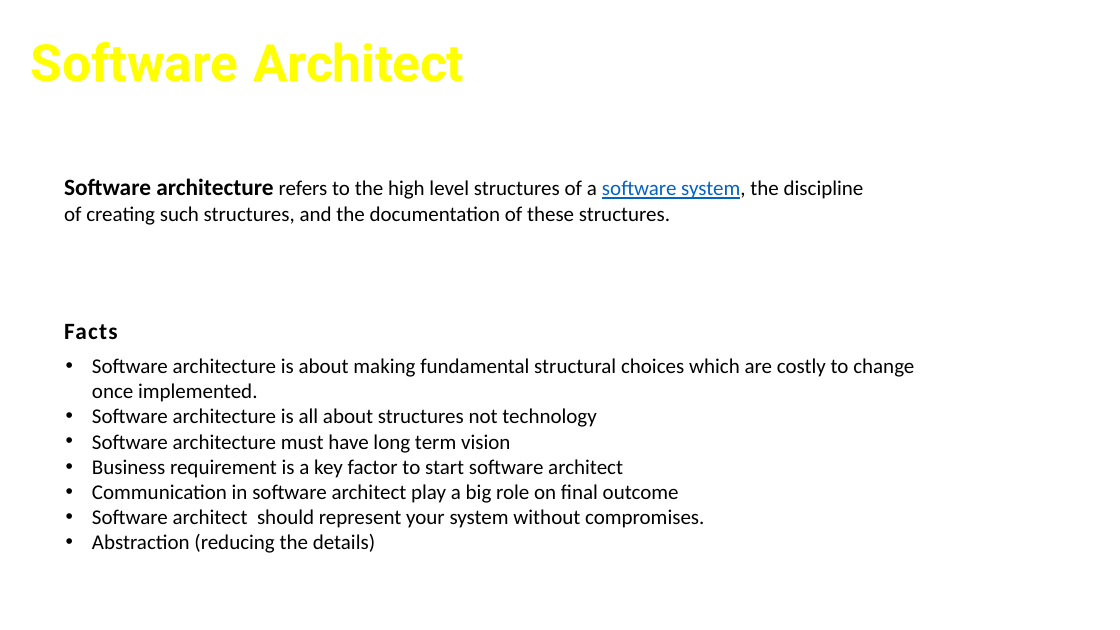
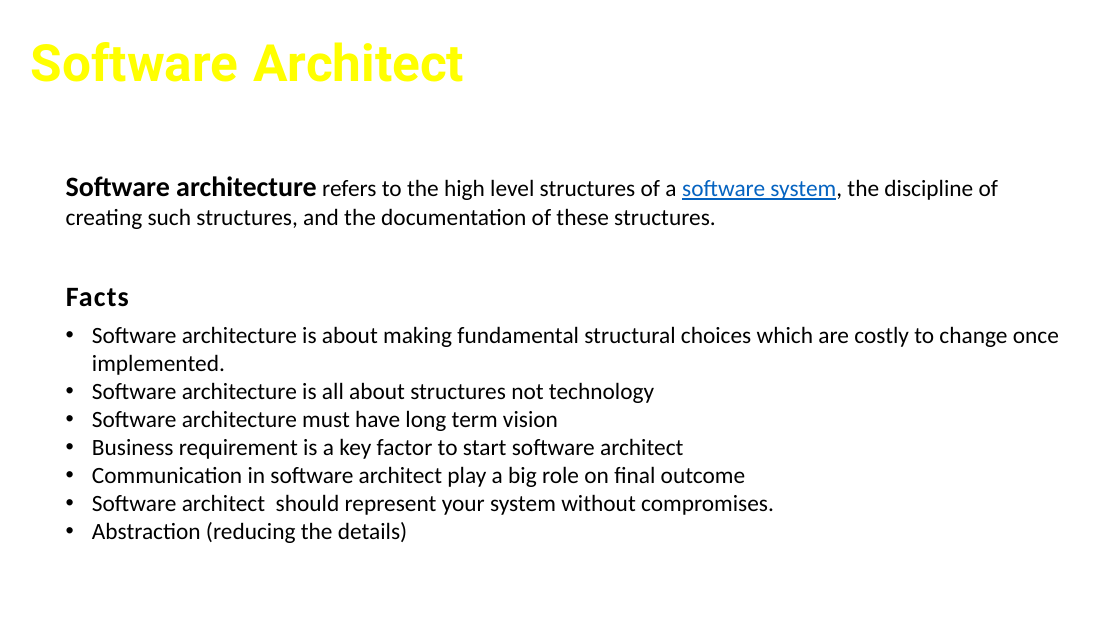
Before and after one commit to cfclick/CFSummit2016, a slide deck: slide 8 of powerpoint/architect/Crafting CF App Like An Architect.pptx. Drawn at 1120x630 pixels with LibreOffice and Linux fonts; fonts in the diff are those of the drawing; background and template pictures are left out. Boxes give left, top, right and bottom in pixels: in the first picture for what was removed or moved away, otherwise in the second. Text is boxed around its words. In the diff, an @@ line names an element or a change of style, - is before the commit and + after.

Commit message:
Slides font fix

```diff
--- a/powerpoint/architect/Crafting CF App Like An Architect.pptx
+++ b/powerpoint/architect/Crafting CF App Like An Architect.pptx
@@ text at (x1=66, y1=176, x2=998, y2=229): text changed; size 18 to 20 pt @@
-Software architecture refers to the high level structures of a software system, the discipline
-of creating such structures, and the documentation of these structures.
+Software architecture refers to the high level structures of a software system, the discipline of creating such structures, and the documentation of these structures.
@@ text "Facts" moved from (x1=64, y1=324, x2=117, y2=339) to (x1=66, y1=288, x2=129, y2=307) @@
@@ text "Facts" at (x1=66, y1=288, x2=129, y2=307): size 20 to 24 pt @@
@@ text "Software architecture is about making ..." moved from (x1=92, y1=358, x2=914, y2=553) to (x1=92, y1=326, x2=1059, y2=543) @@
@@ text "Software architecture is about making ..." at (x1=92, y1=326, x2=1059, y2=543): size 18 to 20 pt @@
```
Also in this commit, not shown: 11 other slides changed, 1 other file.
